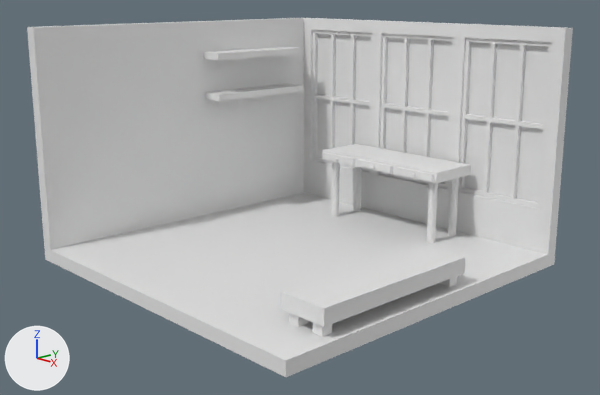
One commit to the Blender file Tutorials/Home Office/home_office.blend: the scene before it, then after it.
One viewpoint serves both versions: a 50 mm lens placed at (13.18, -12.33, 5.85), pointed at (0.08, 0.01, 1.3). The lights are fixed; the arrows at lower left show +X, +Y and +Z.

In view in the first picture: 'Plane', 'Room', 'Shelves', 'Stereo_table', 'Table', 'Table_Legs', 'Windows', 'Windows frames'.
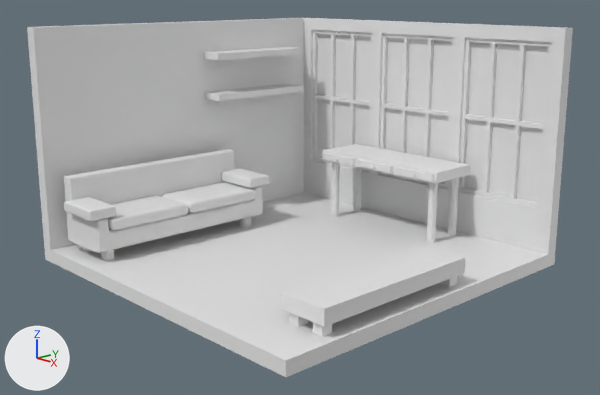
Where the change shows, as pixel boxes [x1, y1, x2, y2] in the pictures (600 x 395 px):
'Sofa', added
    after: [64, 149, 263, 253]
'Kushons', added
    after: [64, 169, 269, 230]
'Sofa_Legs', added
    after: [82, 217, 251, 260]
'Stereo_table', unchanged, covered by the edit
    before: [281, 245, 465, 327]
'Stereo_Table_2', unchanged, uncovered by the edit
    after: [281, 246, 465, 327]

Patch to the scene script:
```diff
--- a/Tutorials/Home Office/home_office.blend.py
+++ b/Tutorials/Home Office/home_office.blend.py
@@ me_plane_001 @@
+me_plane_001.from_pydata(...)  # 64 vertices, 60 faces; spans x -0.42..0.79, y -2.52..-0.01, z 0.7..1.25
+me_plane_001.polygons.foreach_set('use_smooth', [True] * 60)
@@ me_plane @@
+me_plane.from_pydata(...)  # 244 vertices, 242 faces; spans x -0.7..0.7, y -2.35..2.35, z 0.24..1.74
+me_plane.polygons.foreach_set('use_smooth', [True] * 242)
@@ me_circle_001 @@
+me_circle_001.from_pydata(...)  # a 12-sided cylinder along z spanning x 2.87..5.67, y -21.2..-18.4, z 0.0..2.96
@@ ob_kushons @@
+ob_kushons = bpy.data.objects.new('Kushons', me_plane_001)
+ob_kushons.parent = ob_sofa
+ob_kushons.matrix_parent_inverse = Matrix(((1.0, 0.0, 0.0, 2.998), (0.0, 1.0, 0.0, 1.367), (0.0, 0.0, 1.0, -0.0000378), (0.0, 0.0, 0.0, 1.0)))
+ob_kushons.location = (-2.998, -1.367, 0.0000378)
+_m = ob_kushons.modifiers.new('Mirror', 'MIRROR')
+_m.use_axis = (False, True, False)
+_m = ob_kushons.modifiers.new('Subdivision', 'SUBSURF')
+_m.levels = 2
@@ ob_sofa @@
+ob_sofa = bpy.data.objects.new('Sofa', me_plane)
+ob_sofa.location = (-3.0, -1.37, 0.0)
+_m = ob_sofa.modifiers.new('Subdivision', 'SUBSURF')
+_m.levels = 2
@@ ob_sofa_legs @@
+ob_sofa_legs = bpy.data.objects.new('Sofa_Legs', me_circle_001)
+ob_sofa_legs.parent = ob_sofa
+ob_sofa_legs.matrix_parent_inverse = Matrix(((1.0, 0.0, 0.0, 2.998), (0.0, 1.0, 0.0, 1.367), (0.0, 0.0, 1.0, -0.0000378), (0.0, 0.0, 0.0, 1.0)))
+ob_sofa_legs.location = (-2.998, -1.367, 0.0000378)
+ob_sofa_legs.scale = (0.1, 0.1, 0.1)
+_m = ob_sofa_legs.modifiers.new('Mirror', 'MIRROR')
+_m.use_axis = (True, True, False)
```
